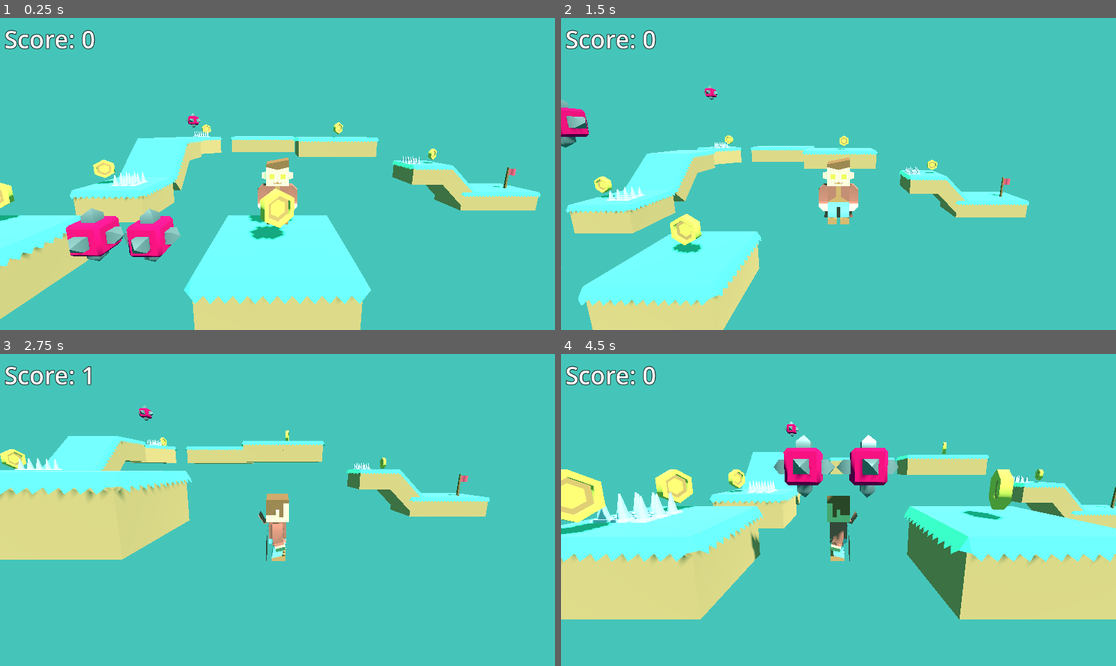
Above: before the commit, frames 1-4 (two rows, left to right).
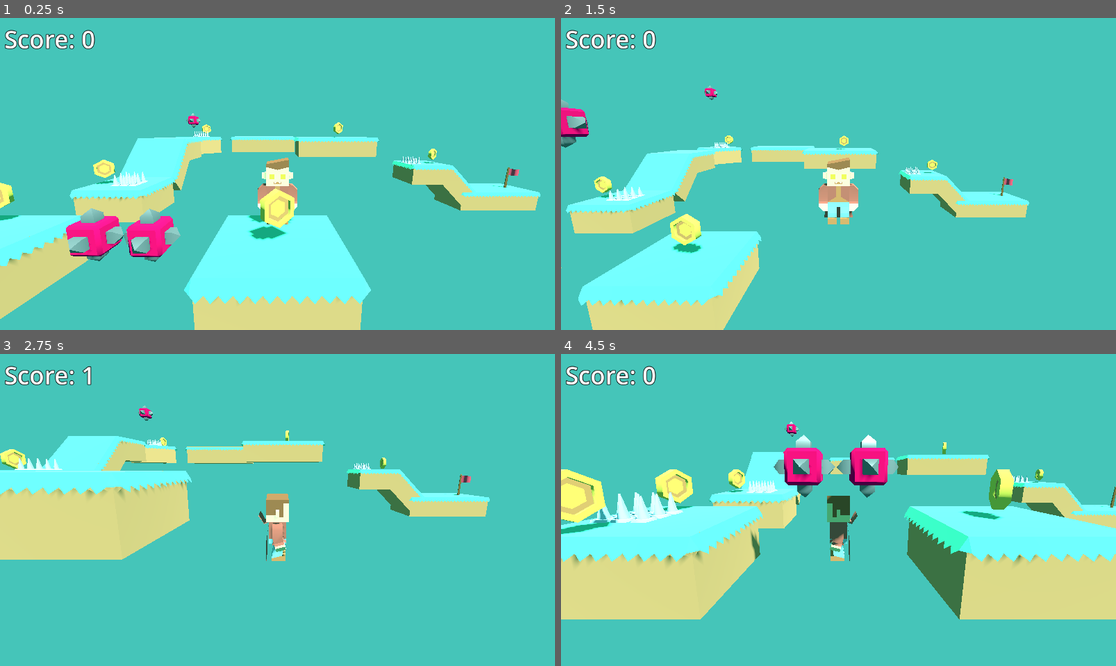
Above: after the commit, the same moments.

Repository: casaer01/gameplatform3d
Game: Godot game, scene res://Level01.tscn
Same seed, same stepped clock (60 frames per second), same inputs: the game is played once before the commit and once after it.
Inputs:
- Up to frame 1 (0.25 s): no input
- Up to frame 2 (1.5 s): hold D (move_right) 0.53-1.28 s; tap Space (move_jump) at 0.77 s; hold S (move_backward) from 1.28 s (still down)
- Up to frame 3 (2.75 s): tap Space (move_jump) at 1.52 s; release S (move_backward) at 2.03 s; hold D (move_right) from 2.03 s (still down)
- Up to frame 4 (4.5 s): release D (move_right) at 2.78 s; hold W (move_forward) 2.78-3.53 s; tap Space (move_jump) at 3.02, 3.77 s; hold A (move_left) from 3.53 s (still down)

The runs differ from the first frame. In frame 1, 0.2% of the frame differs, in the area x 0-94%, y 34-92%; in frame 2, 0.2%; in frame 3, 0.2%; in frame 4, 0.5%, in the area x 0-100%, y 30-68%.

Commit message:
level transfer to new level 2

Diff:
--- a/Level01.tscn
+++ b/Level01.tscn
@@ -13,6 +13,7 @@
 ssao_enabled = true
 
 [node name="Main" type="Node3D"]
+transform = Transform3D(1, 0, 0, 0, 1, 0, 0, 0, 1, -1.97011, 4.76837e-07, 0.168386)
 
 [node name="DirectionalLight3D" type="DirectionalLight3D" parent="."]
 transform = Transform3D(0.762465, -0.529717, 0.371546, 0, 0.574234, 0.818691, -0.647029, -0.624224, 0.437833, 0, 5.08428, 6.1317)
@@ -108,3 +109,5 @@
 transform = Transform3D(0.707107, 0.707107, 0, -0.707107, 0.707107, 0, 0, 0, 1, 8.57362, 0, -9.01983)
 
 [node name="EndFlag" parent="." instance=ExtResource("6_mog61")]
+transform = Transform3D(0.863422, 0, -0.504482, 0, 1, 0, 0.504482, 0, 0.863422, 12.9998, -1.44186, -9.07479)
+next_scene = "res://Level2.tscn"
--- /dev/null
+++ b/Level2.tscn
@@ -0,0 +1,64 @@
+[gd_scene load_steps=7 format=3 uid="uid://ctxbmlq4c505j"]
+
+[ext_resource type="PackedScene" uid="uid://xsklh8bfiltr" path="res://Player.tscn" id="1_44u5k"]
+[ext_resource type="PackedScene" uid="uid://clliw0e5t1ugd" path="res://end_flag.tscn" id="2_b2bsl"]
+[ext_resource type="PackedScene" uid="uid://dp6uyevolg85v" path="res://coin.tscn" id="3_2vha4"]
+[ext_resource type="PackedScene" uid="uid://dc1ewff47w3nn" path="res://spikes.tscn" id="4_efrco"]
+[ext_resource type="PackedScene" uid="uid://c52sj3i2vthye" path="res://Models/Enemy.tscn" id="5_0srqd"]
+[ext_resource type="PackedScene" uid="uid://ccbse8npi068y" path="res://Platforms/PlatformLarge.tscn" id="6_oaqx3"]
+
+[node name="Main" type="Node3D"]
+
+[node name="Player" parent="." instance=ExtResource("1_44u5k")]
+transform = Transform3D(1, 0, 0, 0, 1, 0, 0, 0, 1, -0.0300277, 0, -0.00171065)
+
+[node name="EndFlag" parent="." instance=ExtResource("2_b2bsl")]
+transform = Transform3D(1, 0, 0, 0, 1, 0, 0, 0, 1, 11.6695, 2.98412, -0.148072)
+
+[node name="Coin" parent="." instance=ExtResource("3_2vha4")]
+transform = Transform3D(0.707107, 0.707107, 0, -0.707107, 0.707107, 0, 0, 0, 1, 1.31538, 0, -0.702533)
+
+[node name="Coin2" parent="." instance=ExtResource("3_2vha4")]
+transform = Transform3D(0.707107, 0.707107, 0, -0.707107, 0.707107, 0, 0, 0, 1, 4.8655, 1.01756, -0.941882)
+
+[node name="Coin3" parent="." instance=ExtResource("3_2vha4")]
+transform = Transform3D(0.707107, 0.707107, 0, -0.707107, 0.707107, 0, 0, 0, 1, 6.63064, 2.29285, -0.437923)
+
+[node name="Spikes" parent="." instance=ExtResource("4_efrco")]
+transform = Transform3D(1, 0, 0, 0, 1, 0, 0, 0, 1, 2.5327, 0, -0.63647)
+
+[node name="Spikes2" parent="." instance=ExtResource("4_efrco")]
+transform = Transform3D(1, 0, 0, 0, 1, 0, 0, 0, 1, 5.37477, 0.997534, 0.447736)
+
+[node name="Enemy" parent="." instance=ExtResource("5_0srqd")]
+transform = Transform3D(1, 0, 0, 0, 1, 0, 0, 0, 1, 3.50901, -1, -0.0173634)
+move_speed = 3.0
+
+[node name="Enemy2" parent="." instance=ExtResource("5_0srqd")]
+transform = Transform3D(1, 0, 0, 0, 1, 0, 0, 0, 1, 6.43834, 0.039, 0.0176301)
+move_speed = 4.0
+
+[node name="Enemy3" parent="." instance=ExtResource("5_0srqd")]
+transform = Transform3D(1, 0, 0, 0, 1, 0, 0, 0, 1, 9.41961, 1.024, 0.154642)
+move_speed = 5.0
+
+[node name="PlatformLarge" parent="." instance=ExtResource("6_oaqx3")]
+transform = Transform3D(-5.23766e-05, 0, -1, 0, 1, 0, 1, 0, -5.23766e-05, 0.0153856, -1, -0.0973492)
+
+[node name="PlatformLarge2" parent="." instance=ExtResource("6_oaqx3")]
+transform = Transform3D(-5.23766e-05, 0, -1, 0, 1, 0, 1, 0, -5.23766e-05, 2.01539, -1, -0.0972443)
+
+[node name="PlatformLarge3" parent="." instance=ExtResource("6_oaqx3")]
+transform = Transform3D(-5.23766e-05, 0, -1, 0, 1, 0, 1, 0, -5.23766e-05, 5.01539, 0, -0.0970874)
+
+[node name="PlatformLarge4" parent="." instance=ExtResource("6_oaqx3")]
+transform = Transform3D(-5.23766e-05, 0, -1, 0, 1, 0, 1, 0, -5.23766e-05, 8.01539, 1, -0.09693)
+
+[node name="PlatformLarge5" parent="." instance=ExtResource("6_oaqx3")]
+transform = Transform3D(-5.23766e-05, 0, -1, 0, 1, 0, 1, 0, -5.23766e-05, 11.0154, 2, -0.0967731)
+
+[node name="Coin4" parent="." instance=ExtResource("3_2vha4")]
+transform = Transform3D(0.707107, 0.707107, 0, -0.707107, 0.707107, 0, 0, 0, 1, 10.365, 3, -0.147695)
+
+[node name="Coin5" parent="." instance=ExtResource("3_2vha4")]
+transform = Transform3D(0.707107, 0.707107, 0, -0.707107, 0.707107, 0, 0, 0, 1, 11.1322, 3, -0.147695)
--- a/end_flag.tscn
+++ b/end_flag.tscn
@@ -7,7 +7,6 @@
 size = Vector3(0.7, 1.22864, 0.5)
 
 [node name="EndFlag" type="Area3D"]
-transform = Transform3D(1, 0, 0, 0, 1, 0, 0, 0, 1, 12.8179, -1.41184, -8.90709)
 script = ExtResource("1_6kjgp")
 next_scene = "res://Level01.tscn"
 
